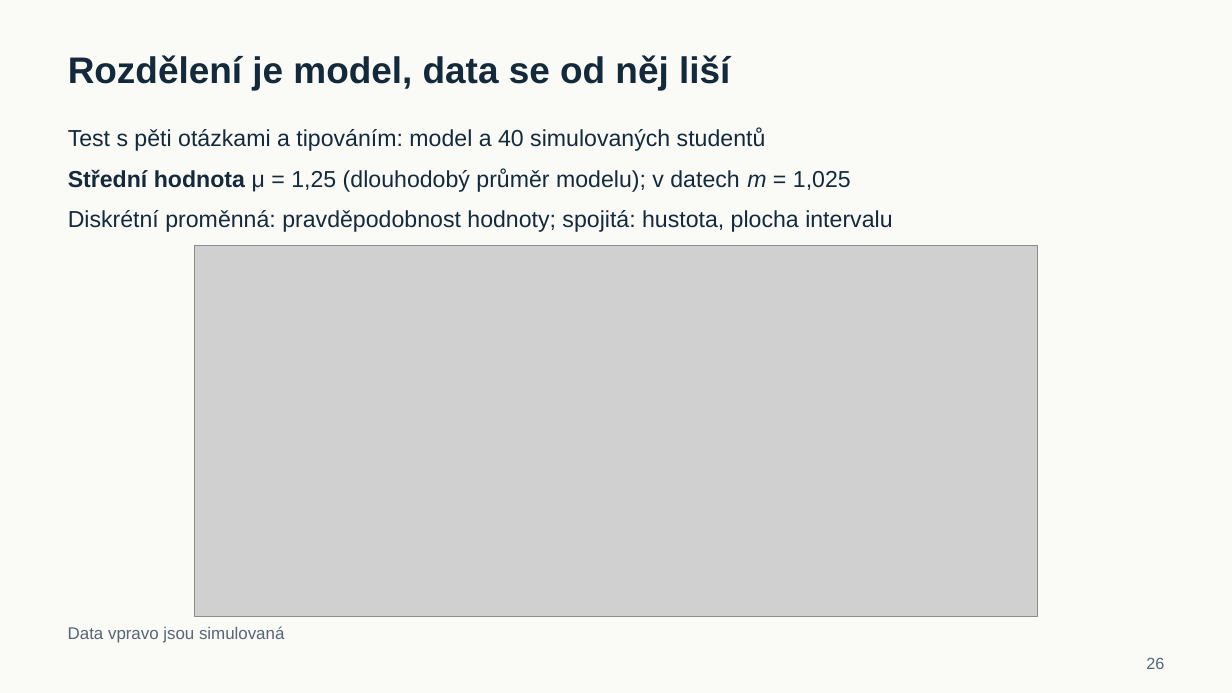
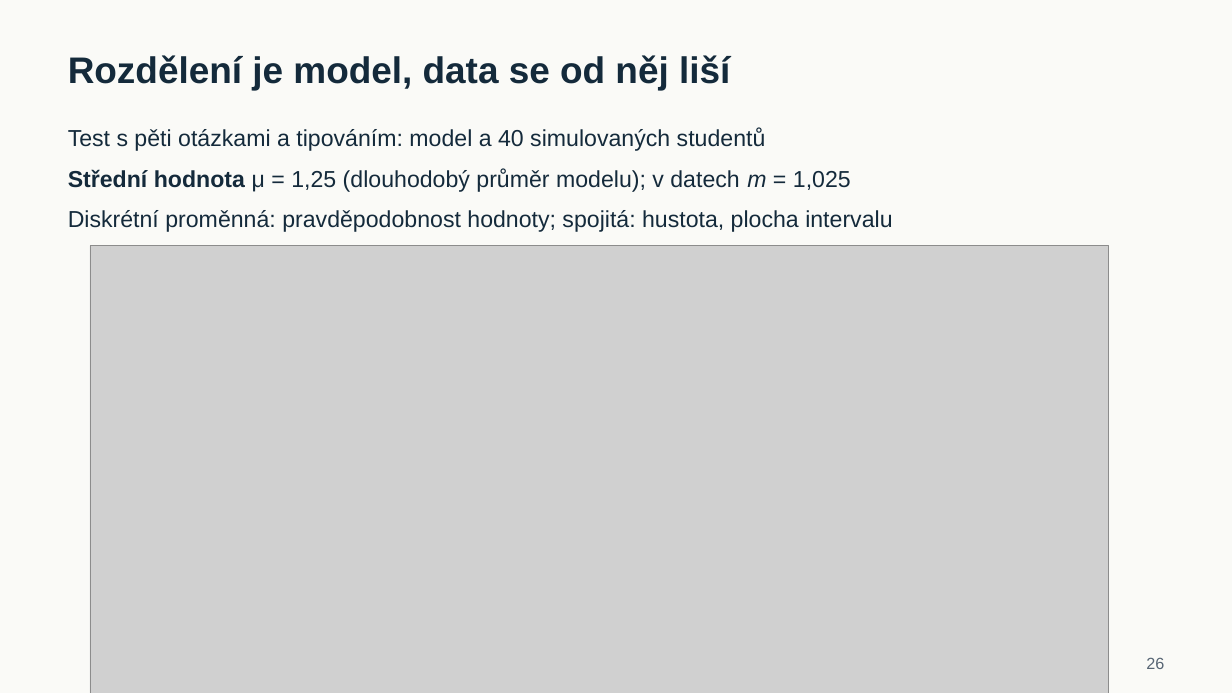
Before and after one commit to reckak/statistics-for-psychology, a slide deck: slide 26 of presentations/kapitola_05_pravdepodobnost.pptx. Drawn at 1232x693 pixels with LibreOffice and Linux fonts; fonts in the diff are those of the drawing; grey boxes stand for pictures. Boxes give left, top, right and bottom in pixels: in the first picture for what was removed or moved away, otherwise in the second. Text is boxed around its words. In the diff, an @@ line names an element or a change of style, - is before the commit and + after.

```diff
--- a/presentations/kapitola_05_pravdepodobnost.pptx
+++ b/presentations/kapitola_05_pravdepodobnost.pptx
@@ picture: place and size @@
-picture at [194, 245, 1038, 616]
+picture at [90, 245, 1109, 692]
@@ text removed at [68, 626, 284, 643] @@
-Data vpravo jsou simulovaná
```
Also in this commit, not shown: 11 other slides changed, 1 other file.
